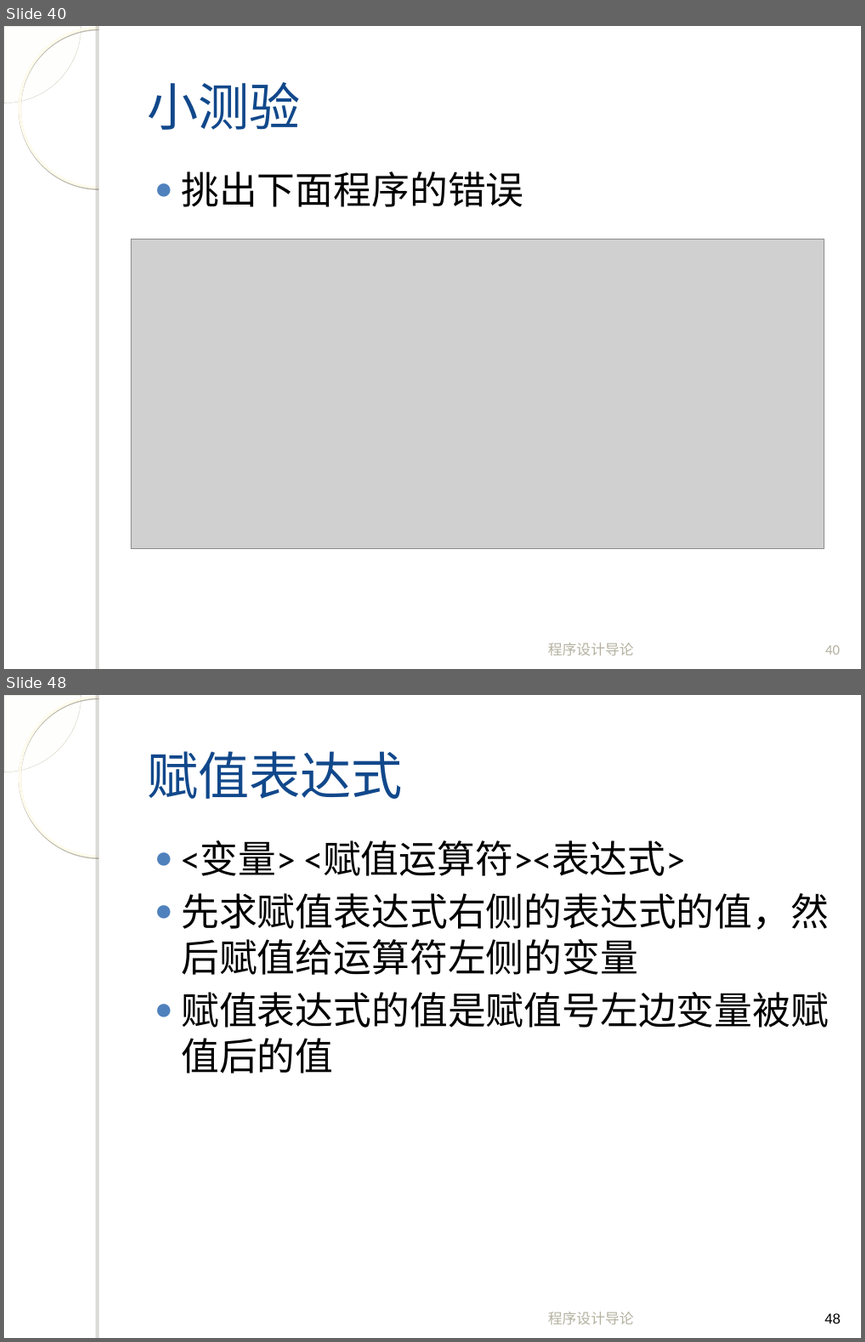
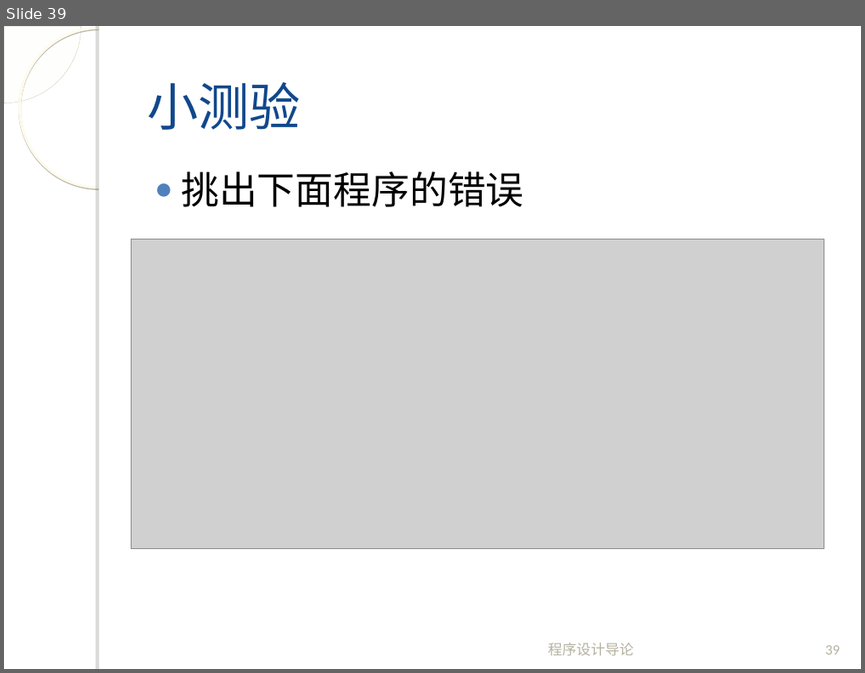
Before and after one commit to fanju1984/introduction-to-programming, a slide deck: introduction-to-programming/slides/2018/03-Data-And-C-1.ppt. Shown one above the other, each under a label of ours: slides 40 and 48 before the commit, slide 39 after it; the slides between them are not shown. The pictures are 865x1342 and 865x673 pixels, drawn with LibreOffice and Linux fonts; fonts in the diff are those of the drawing; grey boxes stand for pictures; background and template pictures are left out. Boxes give left, top, right and bottom in pixels: in the first picture for what was removed or moved away, otherwise in the second. Text is boxed around its words. In the diff, an @@ line names an element or a change of style, - is before the commit and + after.

```diff
--- a/introduction-to-programming/slides/2018/03-Data-And-C-1.ppt
+++ b/introduction-to-programming/slides/2018/03-Data-And-C-1.ppt
@@ slide 48 removed at (x1=4, y1=695, x2=861, y2=1338), background picture (left out); not listed: 4 template elements that a slide beside it also shows @@
@@ title removed at (x1=147, y1=751, x2=403, y2=799) @@
-赋值表达式
@@ text removed at (x1=181, y1=841, x2=828, y2=1073) @@
-● <变量> <赋值运算符><表达式>
-● 先求赋值表达式右侧的表达式的值，然后赋值给运算符左侧的变量
-● 赋值表达式的值是赋值号左边变量被赋值后的值
@@ text removed at (x1=548, y1=1311, x2=634, y2=1324) @@
-程序设计导论
@@ page number removed at (x1=824, y1=1313, x2=840, y2=1323) @@
-48
@@ what was slide 40 is now slide 39 @@
@@ page number at (x1=825, y1=645, x2=840, y2=654): text changed @@
-40
+39
```
Also in this commit, not shown: 2 slides changed, 10 slides added, 10 other slides removed, 1 other file.
